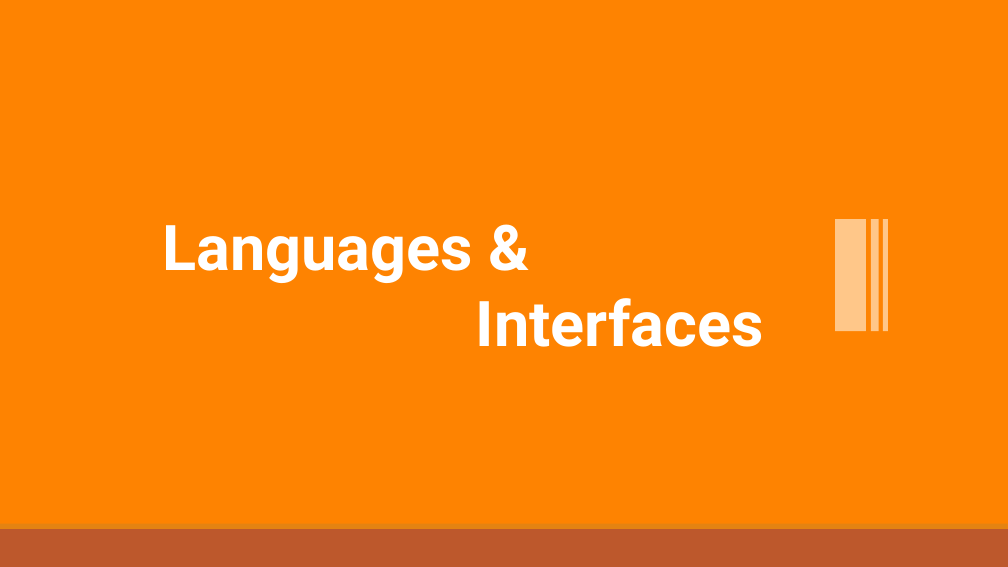
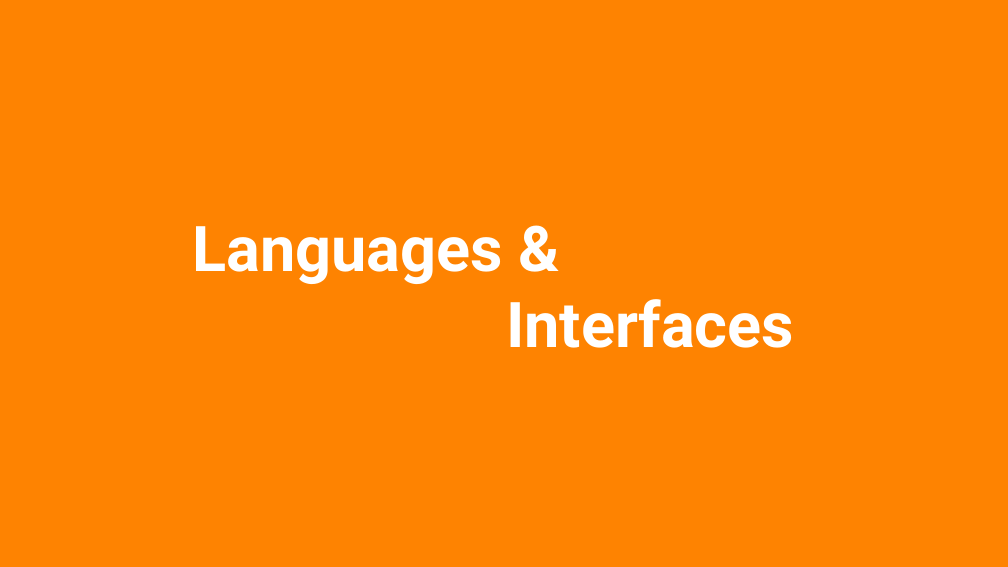
Before and after one commit to lahcenrahlaoui/Wingardium_Leviosaaaa, a slide deck: slide 11 of Presentation-projet-SQLite (1) - Copy.pptx. Drawn at 1008x567 pixels with LibreOffice and Linux fonts; fonts in the diff are those of the drawing. Boxes give left, top, right and bottom in pixels: in the first picture for what was removed or moved away, otherwise in the second. Text is boxed around its words. In the diff, an @@ line names an element or a change of style, - is before the commit and + after.

```diff
--- a/Presentation-projet-SQLite (1) - Copy.pptx
+++ b/Presentation-projet-SQLite (1) - Copy.pptx
@@ text "Languages &": place and size @@
-text "Languages &" at (162, 225, 764, 347)
+text "Languages &" at (192, 226, 794, 348)
@@ rectangle removed at (836, 219, 867, 331) @@
@@ rectangle removed at (871, 219, 879, 331) @@
@@ rectangle removed at (883, 219, 889, 331) @@
@@ rectangle removed at (0, 529, 1008, 567) @@
@@ rectangle removed at (0, 524, 1008, 529) @@
```
Also in this commit, not shown: 35 other slides changed, 33 slides added, 17 slides removed.
